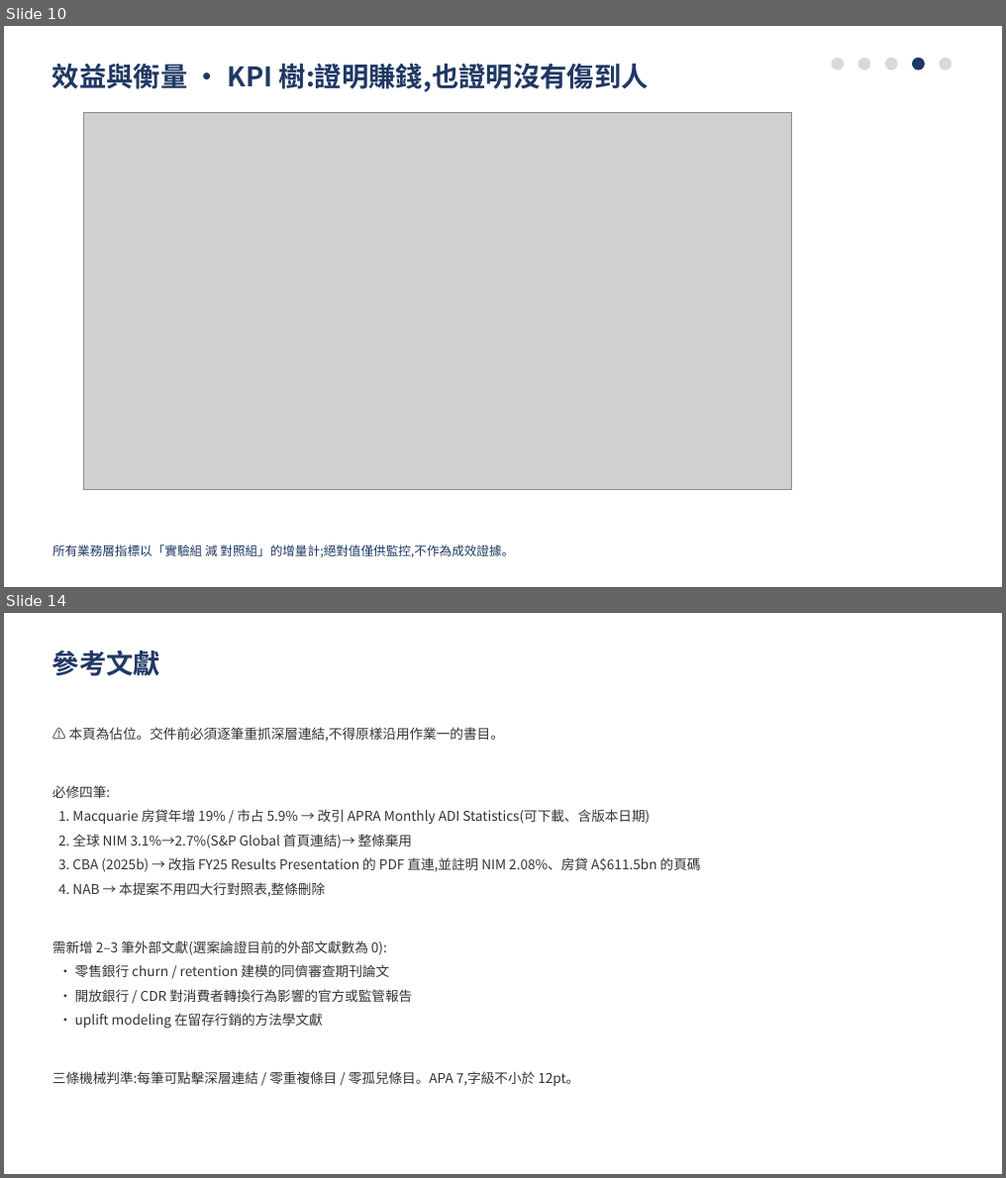
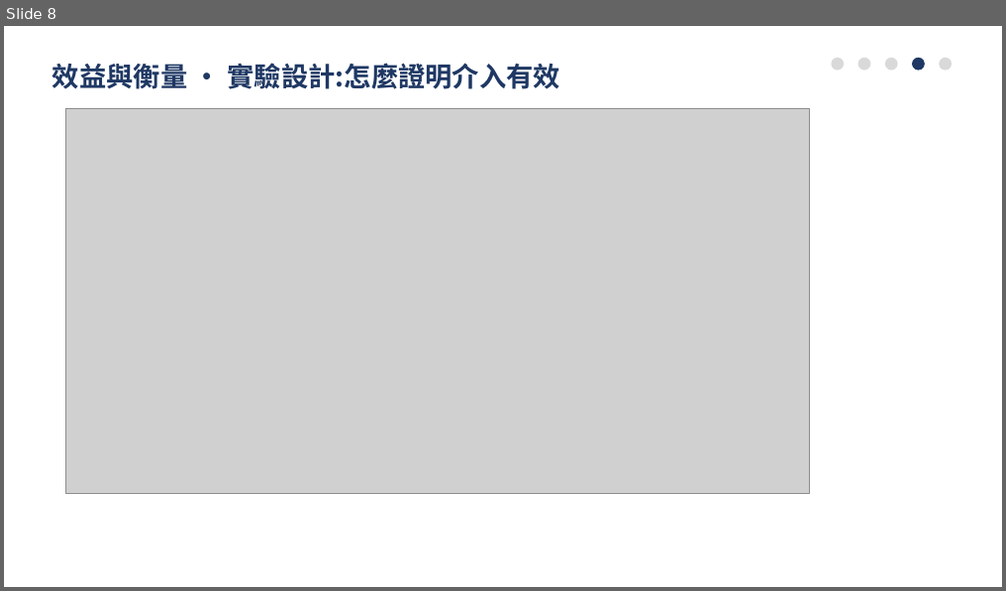
Before and after one commit to pokai-huang0828/UTS_workspace, a slide deck: Artificial Intelligence for Enterprises/Assessment3/Huang_26254793_421104_Assessment 3.pptx. Shown one above the other, each under a label of ours: slides 10 and 14 before the commit, slide 8 after it; the slides between them are not shown. The pictures are 1006x1178 and 1006x591 pixels, drawn with LibreOffice and Linux fonts; fonts in the diff are those of the drawing; grey boxes stand for pictures. Boxes give left, top, right and bottom in pixels: in the first picture for what was removed or moved away, otherwise in the second. Text is boxed around its words. In the diff, an @@ line names an element or a change of style, - is before the commit and + after.

```diff
--- a/Artificial Intelligence for Enterprises/Assessment3/Huang_26254793_421104_Assessment 3.pptx
+++ b/Artificial Intelligence for Enterprises/Assessment3/Huang_26254793_421104_Assessment 3.pptx
@@ slide 14 removed at box(4, 613, 1002, 1174), background #FFFFFF @@
@@ text removed at box(53, 650, 160, 676) @@
-參考文獻
@@ text removed at box(53, 727, 701, 1086) @@
-⚠️ 本頁為佔位。交件前必須逐筆重抓深層連結,不得原樣沿用作業一的書目。
-必修四筆:
-1. Macquarie 房貸年增 19% / 市占 5.9% → 改引 APRA Monthly ADI Statistics(可下載、含版本日期)
-2. 全球 NIM 3.1%→2.7%(S&P Global 首頁連結)→ 整條棄用
-3. CBA (2025b) → 改指 FY25 Results Presentation 的 PDF 直連,並註明 NIM 2.08%、房貸 A$611.5bn 的頁碼
-4. NAB → 本提案不用四大行對照表,整條刪除
-需新增 2–3 筆外部文獻(選案論證目前的外部文獻數為 0):
-· 零售銀行 churn / retention 建模的同儕審查期刊論文
-· 開放銀行 / CDR 對消費者轉換行為影響的官方或監管報告
-· uplift modeling 在留存行銷的方法學文獻
-三條機械判準:每筆可點擊深層連結 / 零重複條目 / 零孤兒條目。APA 7,字級不小於 12pt。
@@ what was slide 10 is now slide 8 @@
@@ slide 8 changed as well @@
@@ text at box(53, 63, 560, 89): text changed @@
-效益與衡量 · KPI 樹:證明賺錢,也證明沒有傷到人
+效益與衡量 · 實驗設計:怎麼證明介入有效
@@ picture: place and size @@
-picture at box(83, 112, 792, 490)
+picture at box(66, 108, 810, 494)
@@ text removed at box(53, 545, 514, 558) @@
-所有業務層指標以「實驗組 減 對照組」的增量計;絕對值僅供監控,不作為成效證據。
```
Also in this commit, not shown: 4 other slides changed, 9 slides added, 8 other slides removed, 22 other files.
